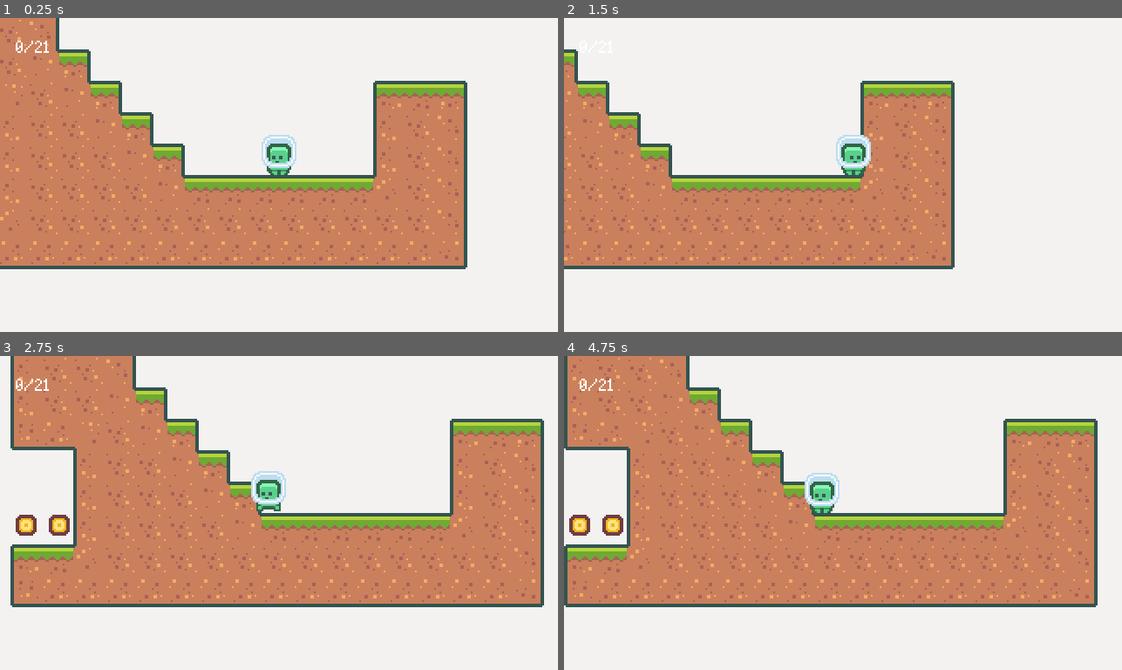
Above: before the commit, frames 1-4 (two rows, left to right).
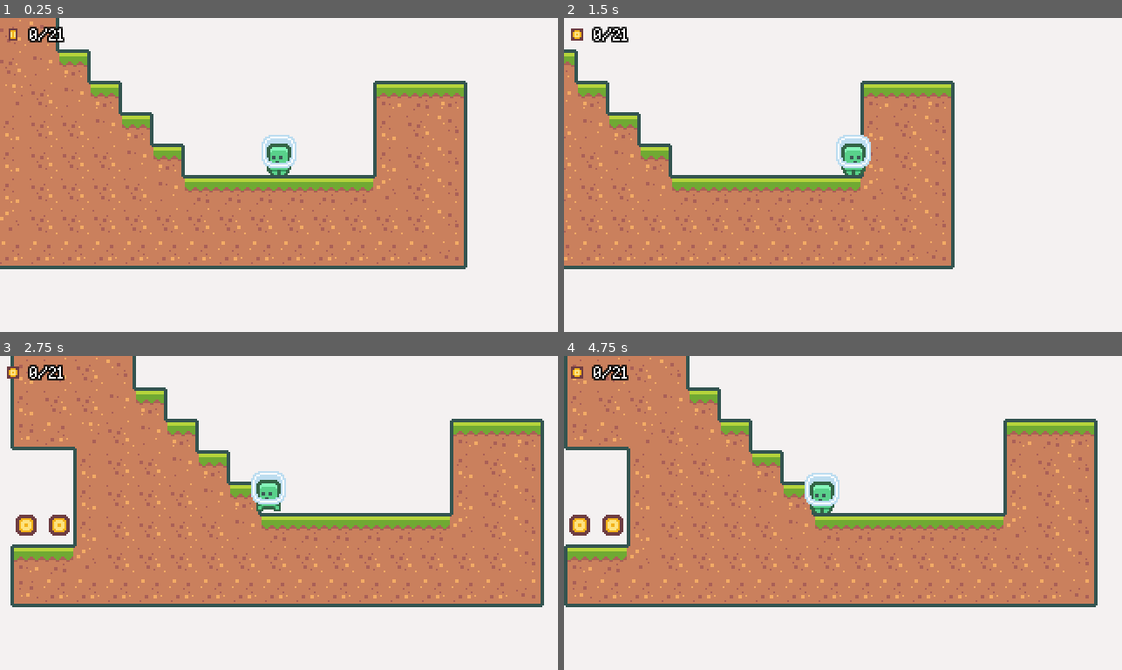
Above: after the commit, the same moments.

Repository: edivancamargo/2DPlatformerUdemy
Game: Godot game, scene res://src/scenes/Levels/Level_001.tscn
The game is run twice, just before and just after one commit, with the same random seed, the same clock (stepped at 60 frames per second) and the same inputs.
Inputs:
- Up to frame 1 (0.25 s): no input
- Up to frame 2 (1.5 s): hold Right (move_right) from 0.53 s (still down); tap R (dash) at 0.6, 1.35 s; tap Space (jump) at 0.77 s
- Up to frame 3 (2.75 s): tap Space (jump) at 1.52 s; release Right (move_right) at 2.03 s; hold Left (move_left) from 2.03 s (still down); tap R (dash) at 2.1 s
- Up to frame 4 (4.75 s): release Left (move_left) at 2.78 s; hold Right (move_right) 2.78-4.28 s; tap R (dash) at 2.85, 3.6, 4.35 s; tap Space (jump) at 3.02, 3.77, 4.52 s; hold Left (move_left) from 4.28 s (still down)

The runs differ from the first frame. In frame 1, 0.4% of the frame differs, in the area x 1-12%, y 2-12%; in frame 2, 0.3%; in frame 3, 0.4%; in frame 4, 0.4%.

Commit message:
Improve UI coins display. Add animated texture.

Diff:
--- a/src/helpers/Levels/LevelUI/LevelUI.gd
+++ b/src/helpers/Levels/LevelUI/LevelUI.gd
@@ -1,6 +1,6 @@
 extends CanvasLayer
 
-onready var coinsDisplayLbl: Label = $MarginContainer/CoinsDisplayLbl
+onready var coinsDisplayLbl: Label = $MarginContainer/HBoxContainer/CoinsDisplayLbl
 
 func _ready() -> void:
 	SignalServiceManager.connect("total_coins_changed", self, "on_total_coins_changed")
--- a/src/helpers/Levels/LevelUI/LevelUI.tscn
+++ b/src/helpers/Levels/LevelUI/LevelUI.tscn
@@ -1,7 +1,17 @@
-[gd_scene load_steps=3 format=2]
+[gd_scene load_steps=7 format=2]
 
 [ext_resource path="res://src/resources/UITheme.tres" type="Theme" id=1]
 [ext_resource path="res://src/helpers/Levels/LevelUI/LevelUI.gd" type="Script" id=2]
+[ext_resource path="res://src/resources/BitPotionFont_Outlined.tres" type="DynamicFont" id=3]
+[ext_resource path="res://assets/coins/tile_0151.png" type="Texture" id=4]
+[ext_resource path="res://assets/coins/tile_0152.png" type="Texture" id=5]
+
+[sub_resource type="AnimatedTexture" id=1]
+frames = 2
+fps = 6.0
+frame_0/texture = ExtResource( 4 )
+frame_1/texture = ExtResource( 5 )
+frame_1/delay_sec = 0.0
 
 [node name="LevelUI" type="CanvasLayer"]
 script = ExtResource( 2 )
@@ -11,16 +21,33 @@
 anchor_bottom = 1.0
 mouse_filter = 2
 theme = ExtResource( 1 )
-custom_constants/margin_right = 9
-custom_constants/margin_top = 9
-custom_constants/margin_left = 9
-custom_constants/margin_bottom = 9
+custom_constants/margin_right = 2
+custom_constants/margin_top = 2
+custom_constants/margin_left = 2
+custom_constants/margin_bottom = 2
 
-[node name="CoinsDisplayLbl" type="Label" parent="MarginContainer"]
-margin_left = 9.0
-margin_top = 9.0
-margin_right = 25.0
-margin_bottom = 22.0
+[node name="HBoxContainer" type="HBoxContainer" parent="MarginContainer"]
+margin_left = 2.0
+margin_top = 2.0
+margin_right = 33.0
+margin_bottom = 15.0
 size_flags_horizontal = 0
 size_flags_vertical = 0
+
+[node name="TextureRect" type="TextureRect" parent="MarginContainer/HBoxContainer"]
+margin_top = 2.0
+margin_right = 11.0
+margin_bottom = 13.0
+rect_min_size = Vector2( 11, 11 )
+size_flags_horizontal = 0
+size_flags_vertical = 8
+texture = SubResource( 1 )
+expand = true
+
+[node name="CoinsDisplayLbl" type="Label" parent="MarginContainer/HBoxContainer"]
+margin_left = 15.0
+margin_right = 31.0
+margin_bottom = 13.0
+size_flags_horizontal = 0
+custom_fonts/font = ExtResource( 3 )
 text = "0/0"
